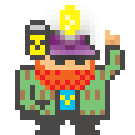
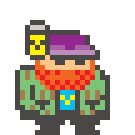
Layers edited between the first and the second 135×135 image:
hid group "left" (5 layers) over [45, 20, 110, 115]
hid "idea" over [60, 5, 80, 40]
hid "arms_idea" over [45, 30, 125, 115]
showed "arms" over [60, 70, 110, 115]
